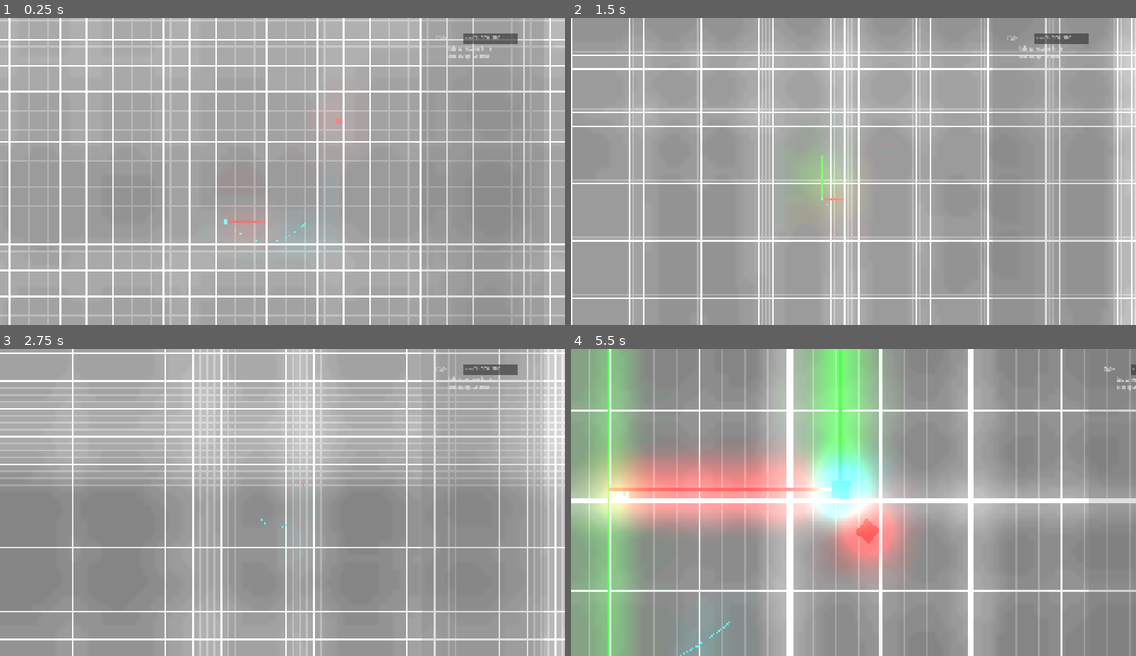
Above: before the commit, frames 1-4 (two rows, left to right).
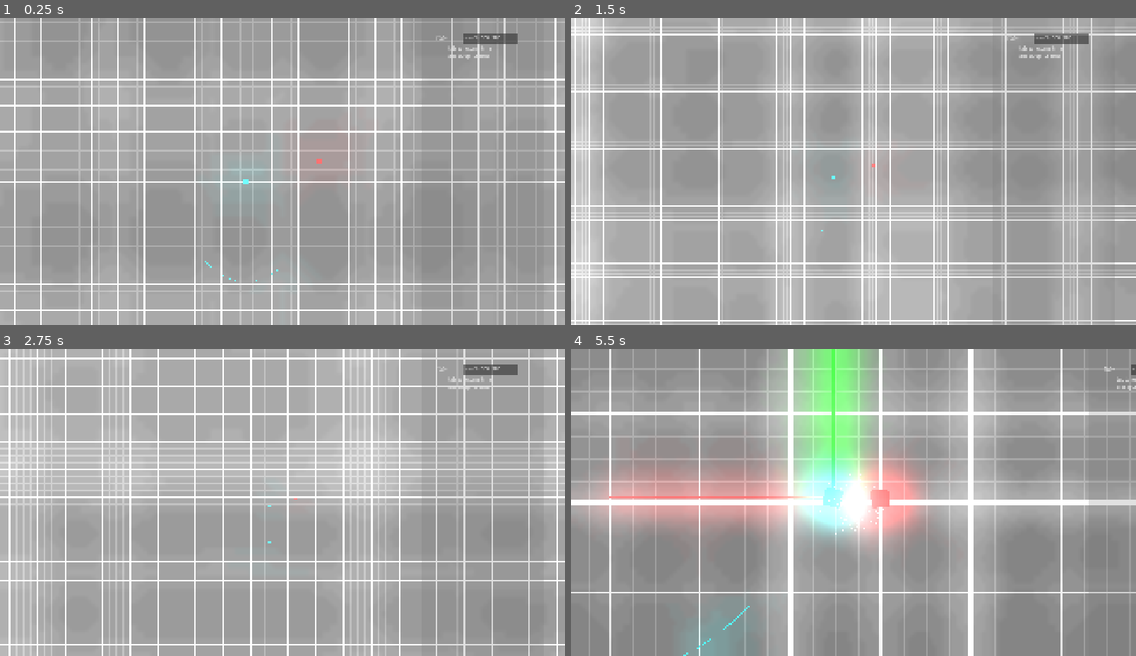
Above: after the commit, the same moments.

Repository: boiiiiiiiii12355/graph-combat
Game: Godot game, scene res://Scenes/game.tscn
The game is run twice, just before and just after one commit, with the same random seed, the same clock (stepped at 60 frames per second) and the same inputs. The engine's default icon, where the game draws it, is replaced by a stand-in: a white triangle on a blue panel in a dark square.
Inputs (mouse positions are in pixels of both pictures, inside the frame that each line leads up to):
- Up to frame 1 (0.25 s): no input
- Up to frame 2 (1.5 s): move the mouse to (977, 156) at 0.52 s; tap Mouse wheel down (zoom in) at 0.6 s; move the mouse to (740, 186) at 1.27 s; tap Mouse wheel up (zoom out) at 1.35 s
- Up to frame 3 (2.75 s): move the mouse to (339, 434) at 2.02 s; tap Mouse wheel down (zoom in) at 2.1 s
- Up to frame 4 (5.5 s): move the mouse to (825, 563) at 2.77 s; tap Mouse wheel up (zoom out) at 2.85, 4.35 s; move the mouse to (1023, 548) at 3.52 s; tap Mouse wheel down (zoom in) at 3.6, 5.1 s; tap Tab (pause) at 4.15 s; move the mouse to (684, 456) at 4.27 s; move the mouse to (881, 502) at 5.02 s

The runs differ from the first frame. In frame 1, 29% of the frame differs, in the area x 0-100%, y 0-100%; in frame 2, 39%; in frame 3, 43%; in frame 4, 26%.

Commit message:
momentum now carries onto enemies

Diff:
--- a/Scenes/hit_particle.tscn
+++ b/Scenes/hit_particle.tscn
@@ -1,3 +1,16 @@
-[gd_scene format=3 uid="uid://dgjclwvvpd10f"]
+[gd_scene load_steps=2 format=3 uid="uid://dgjclwvvpd10f"]
 
-[node name="GPUParticles2D" type="GPUParticles2D"]
+[sub_resource type="ParticleProcessMaterial" id="ParticleProcessMaterial_5xa15"]
+particle_flag_disable_z = true
+spread = 180.0
+initial_velocity_max = 1000.0
+gravity = Vector3(0, 98, 0)
+
+[node name="hit_particles" type="GPUParticles2D"]
+emitting = false
+amount = 100
+lifetime = 600.0
+one_shot = true
+explosiveness = 1.0
+fixed_fps = 60
+process_material = SubResource("ParticleProcessMaterial_5xa15")
--- a/Scenes/player.tscn
+++ b/Scenes/player.tscn
@@ -1,8 +1,9 @@
-[gd_scene load_steps=7 format=3 uid="uid://cl3mk4vqd4f8d"]
+[gd_scene load_steps=8 format=3 uid="uid://cl3mk4vqd4f8d"]
 
 [ext_resource type="Script" uid="uid://dp1jb811rclfc" path="res://scripts/player.gd" id="1_cvnsp"]
 [ext_resource type="Texture2D" uid="uid://fjq81le8ad0p" path="res://icon.svg" id="1_v0iea"]
 [ext_resource type="AudioStream" uid="uid://dscw51wg5x2vs" path="res://sound_effects/hitHurt.wav" id="3_6t5aa"]
+[ext_resource type="PackedScene" uid="uid://dgjclwvvpd10f" path="res://Scenes/hit_particle.tscn" id="4_vgqql"]
 
 [sub_resource type="PhysicsMaterial" id="PhysicsMaterial_cvnsp"]
 bounce = 0.5
@@ -13,7 +14,7 @@
 [sub_resource type="RectangleShape2D" id="RectangleShape2D_cvnsp"]
 size = Vector2(20.125, 19.9375)
 
-[node name="Player" type="RigidBody2D" node_paths=PackedStringArray("ruler_x", "ruler_y", "graph", "hit_sound")]
+[node name="Player" type="RigidBody2D" node_paths=PackedStringArray("ruler_x", "ruler_y", "graph", "hit_particle_effect", "hit_sound")]
 process_mode = 3
 mass = 0.1
 physics_material_override = SubResource("PhysicsMaterial_cvnsp")
@@ -21,6 +22,7 @@
 ruler_x = NodePath("Rulers/y")
 ruler_y = NodePath("Rulers/x")
 graph = NodePath("Rulers/graph")
+hit_particle_effect = NodePath("GPUParticles2D")
 hit_sound = NodePath("HitHurt")
 
 [node name="Icon" type="Sprite2D" parent="."]
@@ -63,4 +65,6 @@
 [node name="HitHurt" type="AudioStreamPlayer2D" parent="."]
 stream = ExtResource("3_6t5aa")
 
+[node name="GPUParticles2D" parent="." instance=ExtResource("4_vgqql")]
+
 [connection signal="area_entered" from="Area2D" to="." method="_on_area_2d_area_entered"]
--- a/Scenes/punching_bag.tscn
+++ b/Scenes/punching_bag.tscn
@@ -1,6 +1,9 @@
-[gd_scene load_steps=4 format=3 uid="uid://cx8lgv2n41hvn"]
+[gd_scene load_steps=5 format=3 uid="uid://cx8lgv2n41hvn"]
 
 [ext_resource type="Texture2D" uid="uid://fjq81le8ad0p" path="res://icon.svg" id="1_4fixn"]
+
+[sub_resource type="PhysicsMaterial" id="PhysicsMaterial_4fixn"]
+bounce = 0.5
 
 [sub_resource type="RectangleShape2D" id="RectangleShape2D_ky4dj"]
 size = Vector2(16, 16)
@@ -9,6 +12,7 @@
 size = Vector2(14, 14)
 
 [node name="punching_bag" type="RigidBody2D"]
+physics_material_override = SubResource("PhysicsMaterial_4fixn")
 
 [node name="Player_detector" type="Area2D" parent="." groups=["p2"]]
 
--- a/project.godot
+++ b/project.godot
@@ -74,3 +74,4 @@
 textures/canvas_textures/default_texture_filter=0
 renderer/rendering_method="mobile"
 textures/vram_compression/import_etc2_astc=true
+anti_aliasing/quality/msaa_2d=3
--- a/scripts/player.gd
+++ b/scripts/player.gd
@@ -30,9 +30,6 @@
 	hit_sound.pitch_scale = lerp(hit_sound.pitch_scale, Engine.time_scale, 0.2)
 	if paused == false:
 		movement()
-	elif paused:
-		linear_velocity = Vector2.ZERO
-		global_position = path_follow.global_position
 
 
 var move_on_graph = false
@@ -48,9 +45,10 @@
 	else:
 		gravity_scale = .3
 
-
+var stored_momentum : Vector2
 func rope_ride():
 	linear_velocity = (path_follow.global_position - global_position) * 100
+	stored_momentum = linear_velocity
 	angular_velocity = (rotation - path_follow.rotation) * 50
 	path_follow.progress += 10
 
@@ -116,8 +114,21 @@
 	path.curve.set_point_position(pt, req)
 	graph_end = path.curve.get_baked_length()
 
+@export var hit_particle_effect = preload("res://Scenes/hit_particle.tscn")
+func hit_particle(subject):
+	hit_particle_effect.global_position = (global_position + subject.global_position) / 2
+	hit_particle_effect.look_at(subject.global_position)
+	hit_particle_effect.restart()
+	add_child(hit_particle_effect)
+
+
 @export var hit_sound : AudioStreamPlayer2D
 func _on_area_2d_area_entered(area : Area2D):
 	if area.is_in_group("p2"):
+		area.get_parent().angular_velocity = 50
+		print("curr velocity ", linear_velocity)
+		area.get_parent().linear_velocity = stored_momentum
+		stored_momentum = Vector2.ZERO
+		hit_particle(area)
 		gamemaster.juice(cam)
 		hit_sound.play()
--- a/scripts/ui.gd
+++ b/scripts/ui.gd
@@ -15,11 +15,13 @@
 		if Input.is_action_just_pressed("pause") and paused == false:
 			paused = true
 			get_tree().paused = true
+			gamemaster.time_speed_set(0)
 			anim_player.play("pause")
 
 		elif Input.is_action_just_pressed("pause") and paused == true:
 			paused = false
 			get_tree().paused = false
+			gamemaster.time_speed_set(1)
 			anim_player.play("resume")
 	player.paused = paused
 
